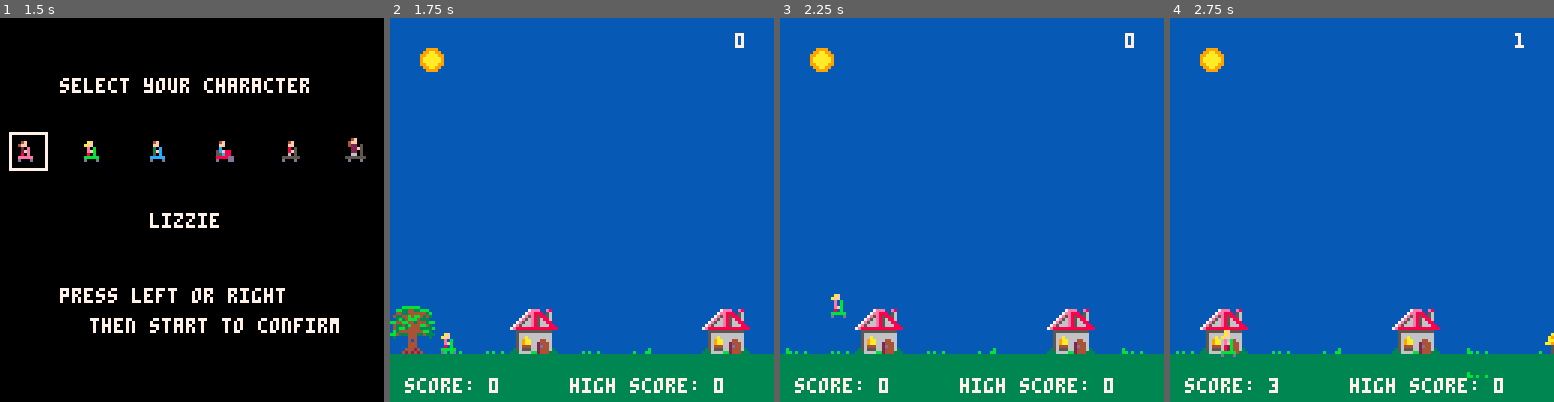
Above: before the commit, frames 1-4 (left to right).
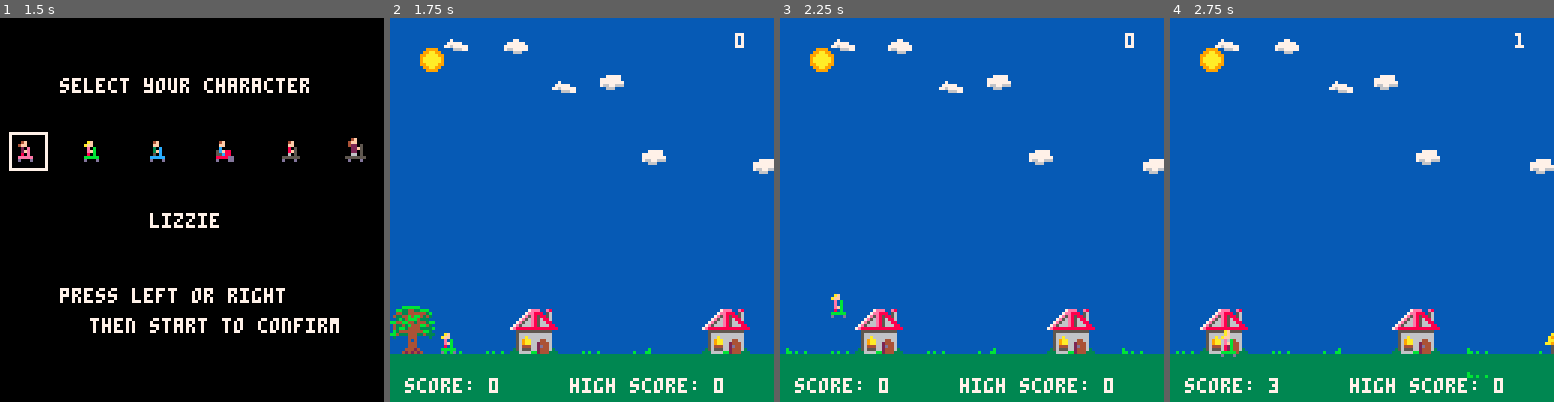
Above: after the commit, the same moments.

Repository: Dads-Games/rainbowriders
Game: PICO-8 cartridge main/rainbowriders.p8
Same seed, same stepped clock (60 frames per second), same inputs: the game is played once before the commit and once after it.
Inputs:
- Up to frame 1 (1.5 s): tap O (Z key) at 0.7 s
- Up to frame 2 (1.75 s): hold Right from 1.6 s (still down); tap O (Z key) at 1.7 s
- Up to frame 3 (2.25 s): release Right at 2.1 s; tap O (Z key) at 2.1 s
- Up to frame 4 (2.75 s): hold Right from 2.47 s (still down); tap O (Z key) at 2.5 s

Frame 1 is identical in both runs. In frame 2, 1.0% of the frame differs, in the area x 14-100%, y 5-41%; in frame 3, 1.0%; in frame 4, 1.0%, in the area x 11-100%, y 5-41%.

Commit message:
deploy: 680a7ccf2652b0be623cf56ef581a18694c52854

Diff:
--- a/main/rainbowriders.p8
+++ b/main/rainbowriders.p8
@@ -12,7 +12,10 @@
 #include src/screens/title.lua
 #include src/screens/character_select.lua
 #include src/screens/game_over.lua
+
+-- SCREEN: GAME
 #include src/screens/game.lua
+#include src/screens/game/cloud_system.lua
 
 -- GAME STATE
 function GameState ()
--- a/main/src/screens/game.lua
+++ b/main/src/screens/game.lua
@@ -14,9 +14,8 @@
     local background_x = 0
     local background_n = 128 * 8 -- number of tiles wide for the background in the map * 8
     local background_y = 96--84
-    local clouds = {}
-    local cloud_timer = 0
-    local cloud_interval = 120
+
+    local clouds = CloudSystem()
 
     function draw_stretched_sprite(sprite, x, y, dy)
         local stretch_factor = 1 + abs(dy) * 0.1
@@ -33,6 +32,8 @@
 
     function game_controller ()
         if not game_over then
+            clouds.update()
+
             -- Timer update
             timer_frame_counter = timer_frame_counter + 1
             if timer_frame_counter >= 30 then -- Assuming _update is called 30 times per second
@@ -107,19 +108,6 @@
             -- Update background
             background_x = (background_x - 1) % background_n
 
-            -- Update clouds
-            cloud_timer = cloud_timer + 1
-            if cloud_timer > cloud_interval then
-                cloud_timer = 0
-                add(clouds, {x = 128, y = flr(rnd(40)), sprite = flr(rnd(3)) + 66})
-            end
-            for cloud in all(clouds) do
-                cloud.x = cloud.x - rnd(0.25)
-                if cloud.x < -32 then
-                    del(clouds, cloud)
-                end
-            end
-
             -- Update grass
             if (background_x % 16) == 0 then
                 add(grass, {x = 128, y = 110 + rnd(15) , sprite = flr(rnd(3)) + 69})
@@ -165,9 +153,8 @@
         spr(96, 10, 10)
 
         -- Draw clouds
-        for cloud in all(clouds) do
-            spr(cloud.sprite, cloud.x, cloud.y)
-        end
+        clouds.draw()
+
         -- Draw background
         rectfill(background_x, 112, background_x + background_n, 128, 3)
         rectfill(background_x - background_n, 112, background_x, 128, 3)
--- /dev/null
+++ b/main/src/screens/game/cloud_system.lua
@@ -0,0 +1,101 @@
+function CloudSystem ()
+    -- constructor
+    local cloudSystem = {}
+
+    -- config
+    local max_clouds_on_screen = 6
+    local cloud_speed = { min = 0.025, max = 0.1 }
+    local zone = {
+        top = 0,
+        right = 128,
+        bottom = 50,
+        left = 0
+    }
+
+    --state
+    local round_robin_divisions = 4
+    local round_robin_iteration = 0
+    local clouds = {}
+
+    -- helper function to ensure a fair distribution of clouds
+    -- during the initial spawn of clouds on screen
+    -- this was implemented because rnd sometimes clusters them
+    -- too close together
+    function round_robin_distribution ()
+        round_robin_iteration = (round_robin_iteration + 1) % round_robin_divisions
+        return round_robin_iteration
+    end
+
+    function Cloud (on_screen)
+        -- constructor
+        local cloud = {}
+
+        -- defaults
+        on_screen = on_screen or false
+
+        -- state
+        local sprite = flr(rnd(3)) + 66
+        local position = { x = 0, y = 0 }
+        local delta_x = rnd(cloud_speed.max - cloud_speed.min) + cloud_speed.min
+
+        -- init
+        if on_screen then
+            local round_robin = round_robin_distribution()
+            local x = rnd(zone.right / round_robin_divisions) + (zone.right / round_robin_divisions) * round_robin
+            local y = rnd(zone.bottom)
+
+            position = {
+                x = x,
+                y = y
+            }
+        else
+            local x = zone.right + 10
+            local y = rnd(zone.top + zone.bottom) + zone.top
+
+            position = {
+                x = x,
+                y = y
+            }
+        end
+
+        function cloud:draw ()
+            local x = flr(position.x)
+            local y = flr(position.y)
+            spr(sprite, x, y)
+        end
+
+        function cloud:update ()
+            position.x = position.x - delta_x
+
+            -- if this is off screen, reset it off screen on the right
+            if position.x < zone.left - 10 then
+                position.x = zone.right + rnd(5) + 5
+                position.y = rnd(zone.bottom)
+            end
+        end
+
+        return cloud
+    end
+
+    function init ()
+        for i = 1, max_clouds_on_screen do
+            add(clouds, Cloud(true))
+        end
+    end
+
+    function cloudSystem:draw ()
+        for cloud in all(clouds) do
+            cloud.draw()
+        end
+    end
+
+    function cloudSystem:update ()
+        for cloud in all(clouds) do
+            cloud.update()
+        end
+    end
+
+    init()
+
+    return cloudSystem
+end
Not shown, changed: main/rainbowriders.js
